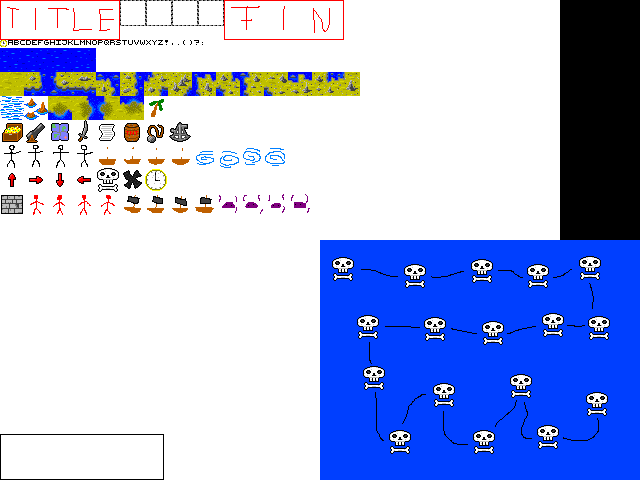
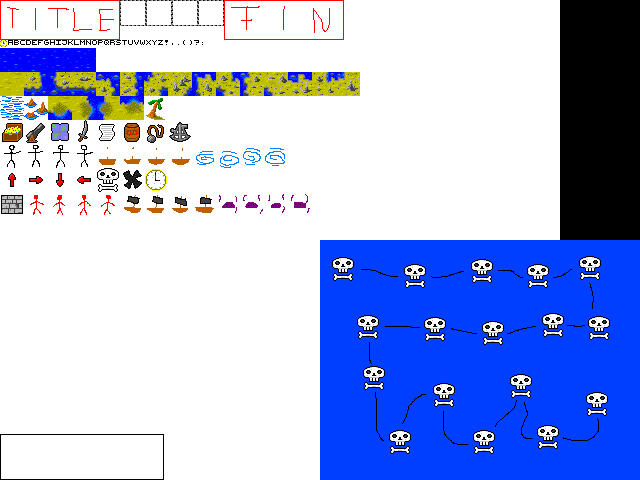
The second 640 x 480 image is a revision of the first. Changes to its layers:
painted on "content" over [146, 98, 165, 120]
